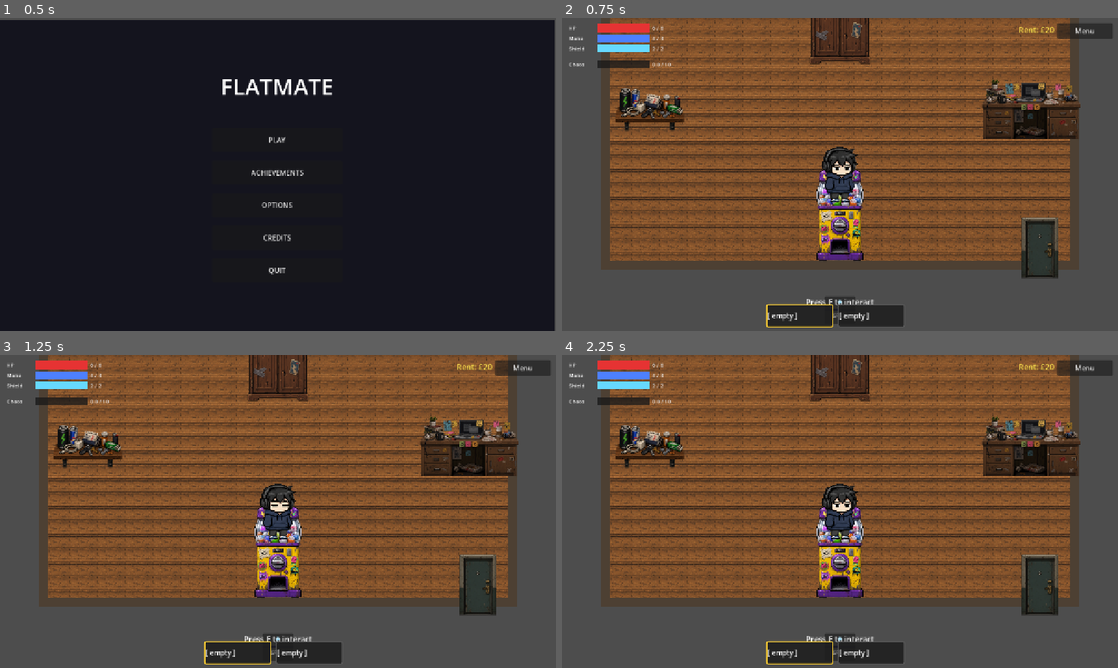
Above: before the commit, frames 1-4 (two rows, left to right).
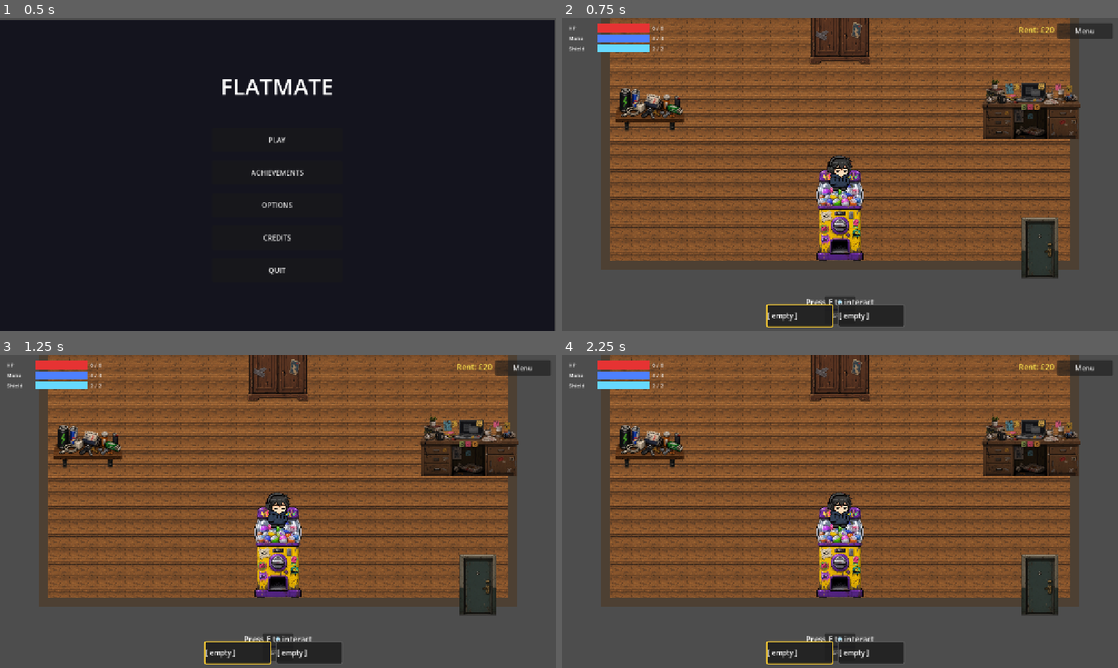
Above: after the commit, the same moments.

Repository: jonghunlee05/flatmate-from-hell
Game: Godot game, scene res://scenes/ui/MainScreen.tscn
Two runs of this game, one before a commit and one after it. Both use one fixed random seed, a clock stepped at 60 frames per second and the inputs below.
Inputs:
- Up to frame 1 (0.5 s): no input
- Up to frame 2 (0.75 s): click "PLAY" at 0.5 s
- Up to frame 3 (1.25 s): no input
- Up to frame 4 (2.25 s): click "Menu" at 1.25 s; click "Resume" at 2 s

Frame 1 is identical in both runs. In frame 2, 1.0% of the frame differs, in the area x 1-54%, y 13-59%; in frame 3, 1.0%; in frame 4, 1.0%.

Commit message:
Add Chaos Goblin sprite, per-character skills, and lobby polish
- Chaos Goblin (goblin) wired: normalised sprite sheet, ground slam skill
  with jump arc, ground shadow, AOE ring, screen shake, and 6fps animation
- Per-character skill system: introvert dashes, goblin slams, peacekeeper
  barriers, petty shoves — all driven by RunData.active_character
- Renamed chaos character key to goblin to avoid conflict with RunData.chaos
- Chaos bar hidden in lobby, visible in-game only
- Character swap fills HP/Mana/Shield to new character's max immediately
- fix_sprite_sheet.py: flood-fill background removal preserves white eyes/details
- Space bar skill cooldown box added to lobby HUD

Diff:
--- a/scripts/autoloads/RunData.gd
+++ b/scripts/autoloads/RunData.gd
@@ -30,7 +30,7 @@
 
 const CHARACTER_PROFILES := {
 	"introvert":   {"hp_max": 6,  "mana_max": 4, "shield_max": 2},
-	"chaos":       {"hp_max": 9,  "mana_max": 6, "shield_max": 0},
+	"goblin":      {"hp_max": 9,  "mana_max": 6, "shield_max": 0},
 	"peacekeeper": {"hp_max": 12, "mana_max": 4, "shield_max": 4},
 	"petty":       {"hp_max": 8,  "mana_max": 3, "shield_max": 3},
 }
--- a/scripts/lobby/Lobby.gd
+++ b/scripts/lobby/Lobby.gd
@@ -47,7 +47,7 @@
 	"introvert":   "res://assets/sprites/player/introvert.png",
 	"petty":       "res://assets/sprites/player/petty_one.png",
 	"peacekeeper": "res://assets/sprites/player/peace_keeper.png",
-	"chaos":       "res://assets/sprites/player/chaos_goblin.png",
+	"goblin":      "res://assets/sprites/player/chaos_goblin.png",
 }
 
 const ITEMS := [
@@ -118,13 +118,15 @@
 	var s  := _make_stat_bar("Shield", Color(0.4, 0.85, 1.0), vbox)
 	_shield_bar = s[0]; _shield_val = s[1]
 
-	# Chaos sits below with a small gap — it's ambient, not a personal stat
+	# Chaos bar exists but is hidden in lobby — only visible in-game
 	var gap := Control.new()
 	gap.custom_minimum_size = Vector2(0, 6)
+	gap.visible = false
 	vbox.add_child(gap)
 
 	var ch := _make_stat_bar("Chaos",  Color(0.85, 0.4, 0.0), vbox)
 	_chaos_bar = ch[0]; _chaos_val = ch[1]
+	_chaos_bar.get_parent().visible = false   # hide the whole HBox row
 
 func _make_stat_bar(label_text: String, fill_color: Color, parent: Node) -> Array:
 	var hbox := HBoxContainer.new()
@@ -241,13 +243,17 @@
 func _select_character(key: String) -> void:
 	selected_character = key
 	RunData.set_character(key)
+	# Fill all stats to the new character's max
+	RunData.hp     = RunData.hp_max
+	RunData.mana   = RunData.mana_max
+	RunData.shield = RunData.shield_max
 	$Player.load_character(CHARACTER_PATHS[key])
 	_close_character_select()
 
 func _on_select_introvert() -> void:   _select_character("introvert")
 func _on_select_petty() -> void:       _select_character("petty")
 func _on_select_peacekeeper() -> void: _select_character("peacekeeper")
-func _on_select_chaos() -> void:       _select_character("chaos")
+func _on_select_chaos() -> void:       _select_character("goblin")
 
 func _setup_character_previews() -> void:
 	var previews := {
--- a/scripts/lobby/Player.gd
+++ b/scripts/lobby/Player.gd
@@ -15,8 +15,8 @@
 #   Facing: movement direction sets flip_h; last direction sticks on idle.
 #           Default facing is RIGHT (flip_h = false).
 #
-const FRAME_W := 208
-const FRAME_H := 260
+const FRAME_W := 239
+const FRAME_H := 248
 
 # ── Arm system (Soul Knight benchmark) ───────────────────────────────────────
 #
@@ -103,13 +103,14 @@
 	_arm_pivot.z_index = 1
 	add_child(_arm_pivot)
 
-	# Placeholder arm line — replace with Sprite2D + arm texture when art is ready
+	# Placeholder arm line — hidden in lobby, visible in-game when holding a weapon
 	_arm_line = Line2D.new()
 	_arm_line.name = "ArmLine"
 	_arm_line.add_point(Vector2.ZERO)
 	_arm_line.add_point(Vector2(ARM_VISUAL_LEN, 0.0))
 	_arm_line.width = 5.0
 	_arm_line.default_color = Color(0.88, 0.72, 0.56)
+	_arm_line.visible = false
 	_arm_pivot.add_child(_arm_line)
 
 	# Weapon / item sprite at the hand position
@@ -202,9 +203,10 @@
 
 # ── Skill ────────────────────────────────────────────────────────────────────
 
-const SKILL_DASH_SPEED    := 900.0   # px/s at peak
-const SKILL_DASH_HOLD     := 0.18    # seconds at full speed before decelerating
-const SKILL_DASH_DECEL    := 0.20    # seconds to decelerate to zero
+const SKILL_DASH_SPEED := 900.0
+const SKILL_DASH_HOLD  := 0.18
+const SKILL_DASH_DECEL := 0.20
+const SLAM_RADIUS      := 90.0    # AOE boundary radius in px
 
 func _play_skill() -> void:
 	_skill_active = true
@@ -213,28 +215,166 @@
 	sprite.flip_h = not _facing_right
 	sprite.play("skill")
 
-	# Dash direction: facing direction (left or right)
+	match RunData.active_character:
+		"introvert":
+			await _skill_dash()
+		"goblin":
+			await _skill_slam()
+		"peacekeeper":
+			await _skill_barrier()
+		"petty":
+			await _skill_shove()
+		_:
+			await _skill_dash()
+
+	_skill_active = false
+	velocity = Vector2.ZERO
+	sprite.play("idle")
+
+# Introvert — forward dash
+func _skill_dash() -> void:
+	var sprite   := $AnimatedSprite2D
 	var dash_dir := Vector2(1.0 if _facing_right else -1.0, 0.0)
-
-	var elapsed := 0.0
-	while _skill_active and sprite.is_playing():
+	var elapsed  := 0.0
+	while sprite.is_playing():
 		var delta := get_process_delta_time()
 		elapsed += delta
 		var spd: float
 		if elapsed < SKILL_DASH_HOLD:
-			# Full speed phase
 			spd = SKILL_DASH_SPEED
 		else:
-			# Decelerate smoothly to zero
 			var t := clampf((elapsed - SKILL_DASH_HOLD) / SKILL_DASH_DECEL, 0.0, 1.0)
 			spd = SKILL_DASH_SPEED * (1.0 - t)
 		velocity = dash_dir * spd
 		move_and_slide()
 		await get_tree().process_frame
 
-	_skill_active = false
-	velocity = Vector2.ZERO
-	sprite.play("idle")
+# Chaos Goblin — ground slam with shadow + landing shake
+func _skill_slam() -> void:
+	var sprite := $AnimatedSprite2D
+
+	# Ground shadow — dark oval beneath the character
+	var shadow := ColorRect.new()
+	shadow.color = Color(0.0, 0.0, 0.0, 0.45)
+	shadow.size  = Vector2(60, 18)
+	shadow.position = Vector2(-30, 18)   # centred below feet
+	shadow.z_index  = -1
+	add_child(shadow)
+
+	# Target Y offsets per frame (sprite lifts up then slams down)
+	# Negative = up on screen
+	var jump_targets := {
+		0:  6.0,    # crouch — sink slightly
+		1: -28.0,   # rising
+		2: -48.0,   # peak
+		3:  0.0,    # slam back to ground
+		4:  0.0,    # recovery
+	}
+	var sprite_origin : Vector2 = sprite.position
+	var last_frame := -1
+
+	while sprite.is_playing():
+		var f      : int   = sprite.frame
+		var target : float = jump_targets.get(f, 0.0)
+		var delta          := get_process_delta_time()
+
+		# Smooth lerp toward target Y — gentle float up, instant snap on slam
+		var speed  := 8.0 if f < 3 else 999.0
+		var weight := minf(speed * delta, 1.0)   # clamp so lerpf never overshoots
+		sprite.position.y = lerpf(sprite.position.y, sprite_origin.y + target, weight)
+
+		match f:
+			0:
+				shadow.visible = false
+			1:
+				shadow.visible  = true
+				shadow.scale    = Vector2(0.4, 0.4)
+				shadow.position = Vector2(-12, 18)
+			2:
+				shadow.visible  = true
+				shadow.scale    = Vector2(0.7, 0.7)
+				shadow.position = Vector2(-21, 18)
+			3:
+				shadow.visible  = true
+				shadow.scale    = Vector2(1.0, 1.0)
+				shadow.position = Vector2(-30, 18)
+				if last_frame != 3:
+					_screen_shake(0.18, 6.0)
+					_show_slam_ring()
+			4:
+				shadow.visible  = true
+				shadow.scale    = Vector2(0.5, 0.5)
+				shadow.position = Vector2(-15, 18)
+
+		last_frame = f
+		velocity   = Vector2.ZERO
+		move_and_slide()
+		await get_tree().process_frame
+
+	# Reset sprite back to original position
+	sprite.position = sprite_origin
+	shadow.queue_free()
+
+func _show_slam_ring() -> void:
+	# Draw a circle ring at feet level using Line2D
+	var ring   := Line2D.new()
+	ring.width  = 4.0
+	ring.default_color = Color(1.0, 0.45, 0.0, 1.0)   # orange
+	ring.z_index = 2
+	# Build circle polygon
+	var pts := 40
+	for i in range(pts + 1):
+		var angle := (float(i) / pts) * TAU
+		ring.add_point(Vector2(cos(angle), sin(angle)) * SLAM_RADIUS)
+	ring.position = Vector2(0, 20)   # offset to feet
+	add_child(ring)
+
+	# Expand outward and fade over 0.5s
+	var elapsed := 0.0
+	var duration := 0.5
+	while elapsed < duration:
+		var delta := get_process_delta_time()
+		elapsed  += delta
+		var t     := elapsed / duration
+		ring.scale         = Vector2.ONE * (1.0 + t * 0.35)
+		ring.modulate.a    = 1.0 - t
+		await get_tree().process_frame
+	ring.queue_free()
+
+func _screen_shake(duration: float, strength: float) -> void:
+	var sprite := $AnimatedSprite2D
+	var origin  : Vector2 = sprite.position
+	var elapsed := 0.0
+	while elapsed < duration:
+		var delta := get_process_delta_time()
+		elapsed  += delta
+		var t     := 1.0 - elapsed / duration
+		sprite.position = origin + Vector2(
+			randf_range(-strength, strength) * t,
+			randf_range(-strength, strength) * t)
+		await get_tree().process_frame
+	sprite.position = origin
+
+# Peace Keeper — barrier in place (no movement)
+func _skill_barrier() -> void:
+	var sprite := $AnimatedSprite2D
+	while sprite.is_playing():
+		velocity = Vector2.ZERO
+		move_and_slide()
+		await get_tree().process_frame
+
+# Petty One — short forward shove lunge
+func _skill_shove() -> void:
+	var sprite   := $AnimatedSprite2D
+	var dir      := Vector2(1.0 if _facing_right else -1.0, 0.0)
+	var elapsed  := 0.0
+	while sprite.is_playing():
+		var delta := get_process_delta_time()
+		elapsed += delta
+		var t   := clampf(elapsed / 0.15, 0.0, 1.0)
+		velocity = dir * 400.0 * (1.0 - t)
+		move_and_slide()
+		await get_tree().process_frame
 
 # ── Item holding ─────────────────────────────────────────────────────────────
 
@@ -254,18 +394,57 @@
 	sprite.stop()
 	sprite.frame = 0
 
+# ── Per-character animation data (output from fix_sprite_sheet.py) ────────────
+#   Format per entry: { frame_w, frame_h, anims: [[name, fps, y, count], ...] }
+const CHARACTER_SHEET_DATA := {
+	"introvert": {
+		"frame_w": 239, "frame_h": 248,
+		"anims": [
+			["walk",  10.0,   0, 6],
+			["idle",   4.0, 248, 4],
+			["skill", 12.0, 496, 5],
+			["hit",   16.0, 744, 3],
+		]
+	},
+	"goblin": {
+		"frame_w": 328, "frame_h": 254,
+		"anims": [
+			["walk",  10.0,   0, 6],
+			["idle",   4.0, 254, 4],
+			["skill",  6.0, 508, 5],
+			["hit",   16.0, 762, 3],
+		]
+	},
+	"peacekeeper": {
+		"frame_w": 64, "frame_h": 64,
+		"anims": [
+			["walk",  10.0,  0, 6],
+			["idle",   4.0, 64, 4],
+			["skill", 12.0,128, 5],
+			["hit",   16.0,192, 3],
+		]
+	},
+	"petty": {
+		"frame_w": 64, "frame_h": 64,
+		"anims": [
+			["walk",  10.0,  0, 6],
+			["idle",   4.0, 64, 4],
+			["skill", 12.0,128, 5],
+			["hit",   16.0,192, 3],
+		]
+	},
+}
+
 func _setup_sprite(path: String = "res://assets/sprites/player/introvert.png") -> void:
 	var texture := load(path)
 	var frames  := SpriteFrames.new()
 
-	# [anim_name, fps, y_start, frame_count]
-	# All cells are FRAME_W × FRAME_H (208 × 260) — uniform grid from fix_sprite_sheet.py.
-	var anims := [
-		["walk",  10.0,   0, 6],
-		["idle",   4.0, 260, 4],
-		["skill", 12.0, 520, 5],
-		["hit",   16.0, 780, 2],
-	]
+	# Use the active character ID set by Lobby (matches CHARACTER_SHEET_DATA keys)
+	var char_id := RunData.active_character
+	var data    : Dictionary = CHARACTER_SHEET_DATA.get(char_id, CHARACTER_SHEET_DATA["introvert"])
+	var fw      : int   = data["frame_w"]
+	var fh      : int   = data["frame_h"]
+	var anims   : Array = data["anims"]
 
 	# skill and hit play once and stop — walk/idle loop continuously
 	var one_shot := ["skill", "hit"]
@@ -281,8 +460,10 @@
 		for col in range(count):
 			var atlas := AtlasTexture.new()
 			atlas.atlas  = texture
-			atlas.region = Rect2(col * FRAME_W, y_start, FRAME_W, FRAME_H)
+			atlas.region = Rect2(col * fw, y_start, fw, fh)
 			frames.add_frame(anim_name, atlas)
 
-	$AnimatedSprite2D.sprite_frames = frames
-	$AnimatedSprite2D.play("idle")
+	var sprite := $AnimatedSprite2D
+	sprite.sprite_frames = frames
+	sprite.scale = Vector2(0.4, 0.4)   # 239×248 cell → ~96×99 px on screen
+	sprite.play("idle")
Binary file changed: assets/sprites/player/chaos_goblin.png
Binary file changed: assets/sprites/player/introvert.png
Not shown, changed: tools/fix_sprite_sheet.py
